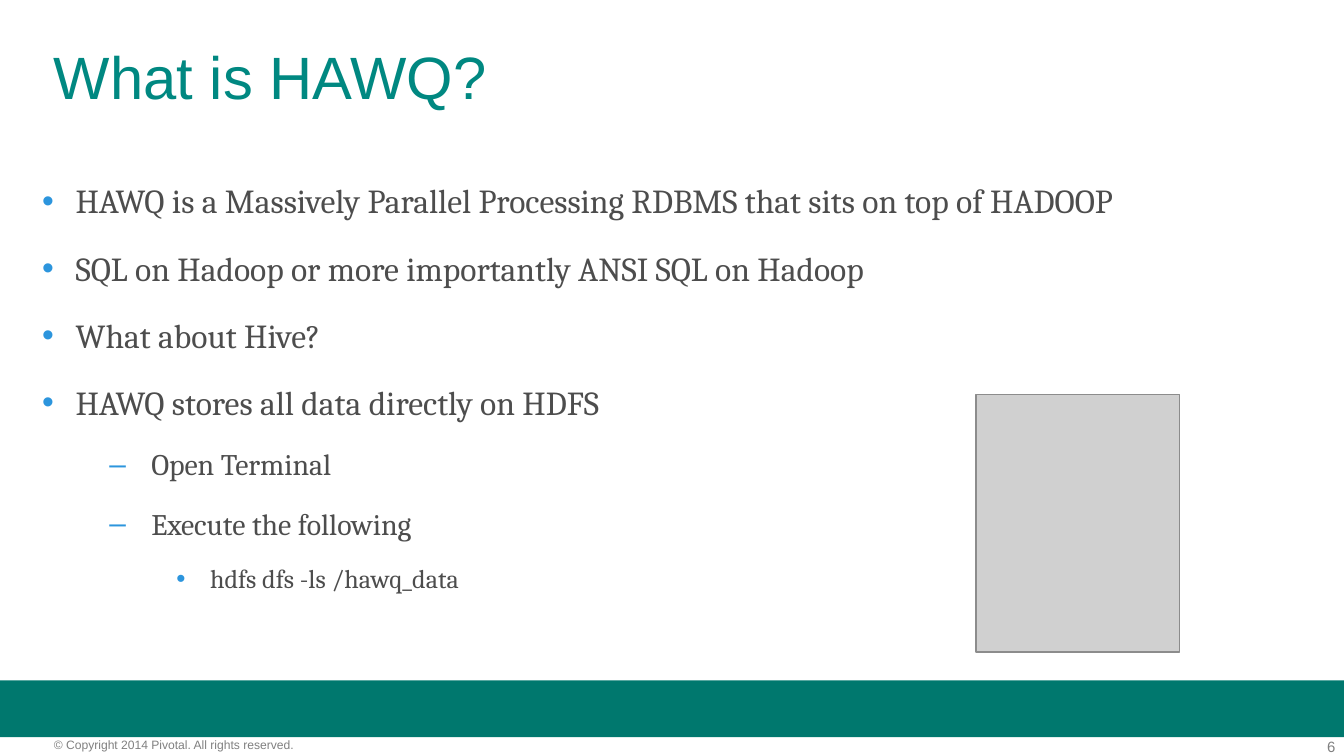
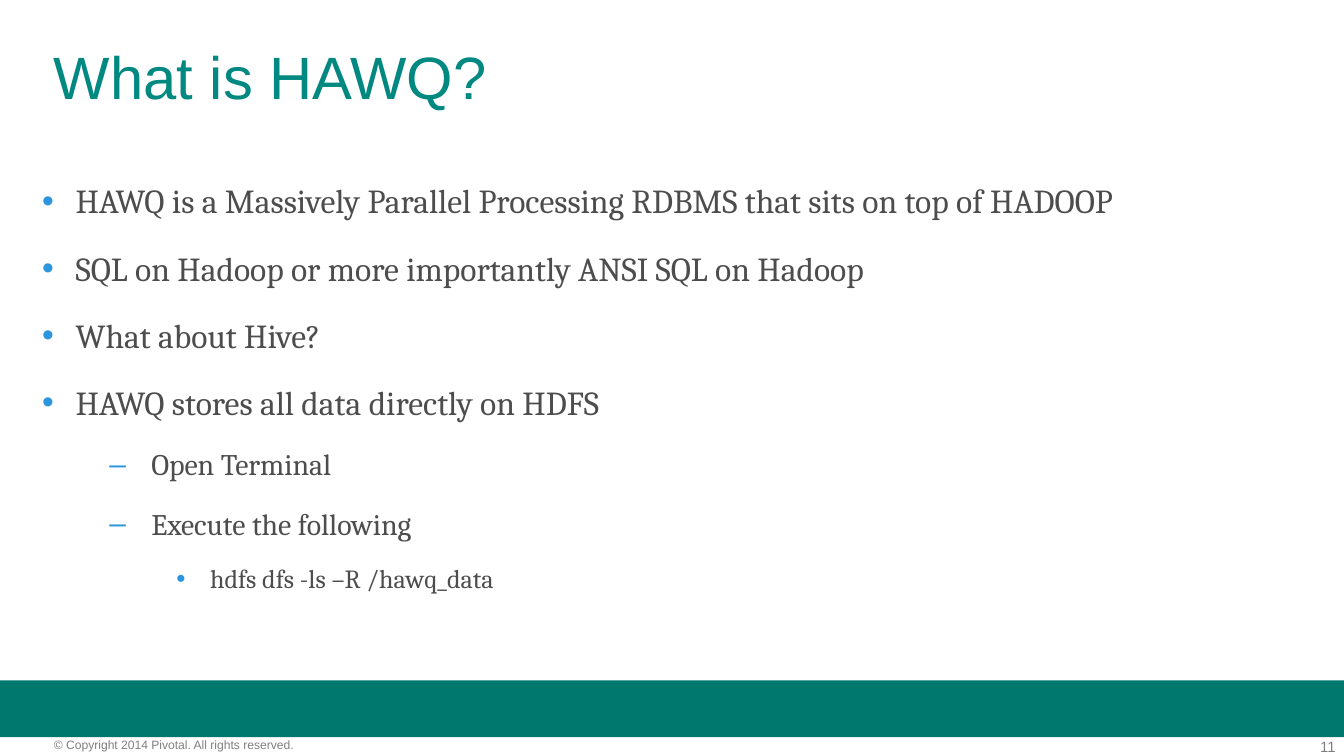
Before and after one commit to vmware-archive/BigDataRoadshow-labs, a slide deck: slide 11 of decks/02_phd_hawq_presentation.pptx (slide 6 before the commit). Drawn at 1344x756 pixels with LibreOffice and Linux fonts; fonts in the diff are those of the drawing; grey boxes stand for pictures; background and template pictures are left out. Boxes give left, top, right and bottom in pixels: in the first picture for what was removed or moved away, otherwise in the second. Text is boxed around its words. In the diff, an @@ line names an element or a change of style, - is before the commit and + after.

```diff
--- a/decks/02_phd_hawq_presentation.pptx
+++ b/decks/02_phd_hawq_presentation.pptx
@@ picture removed at [976,394,1180,652] @@
@@ text at [210,569,493,594]: text changed @@
-    • hdfs dfs -ls /hawq_data
+    • hdfs dfs -ls –R /hawq_data
@@ page number at [1320,742,1336,752]: text changed @@
-6
+11
```
Also in this commit, not shown: 3 other slides changed, 5 slides added, 5 other files.
